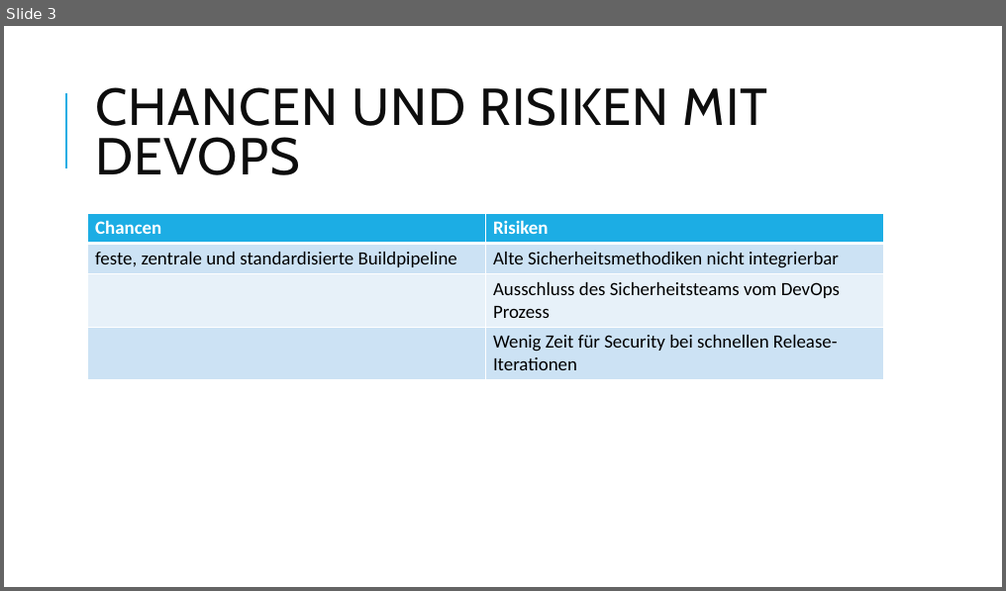
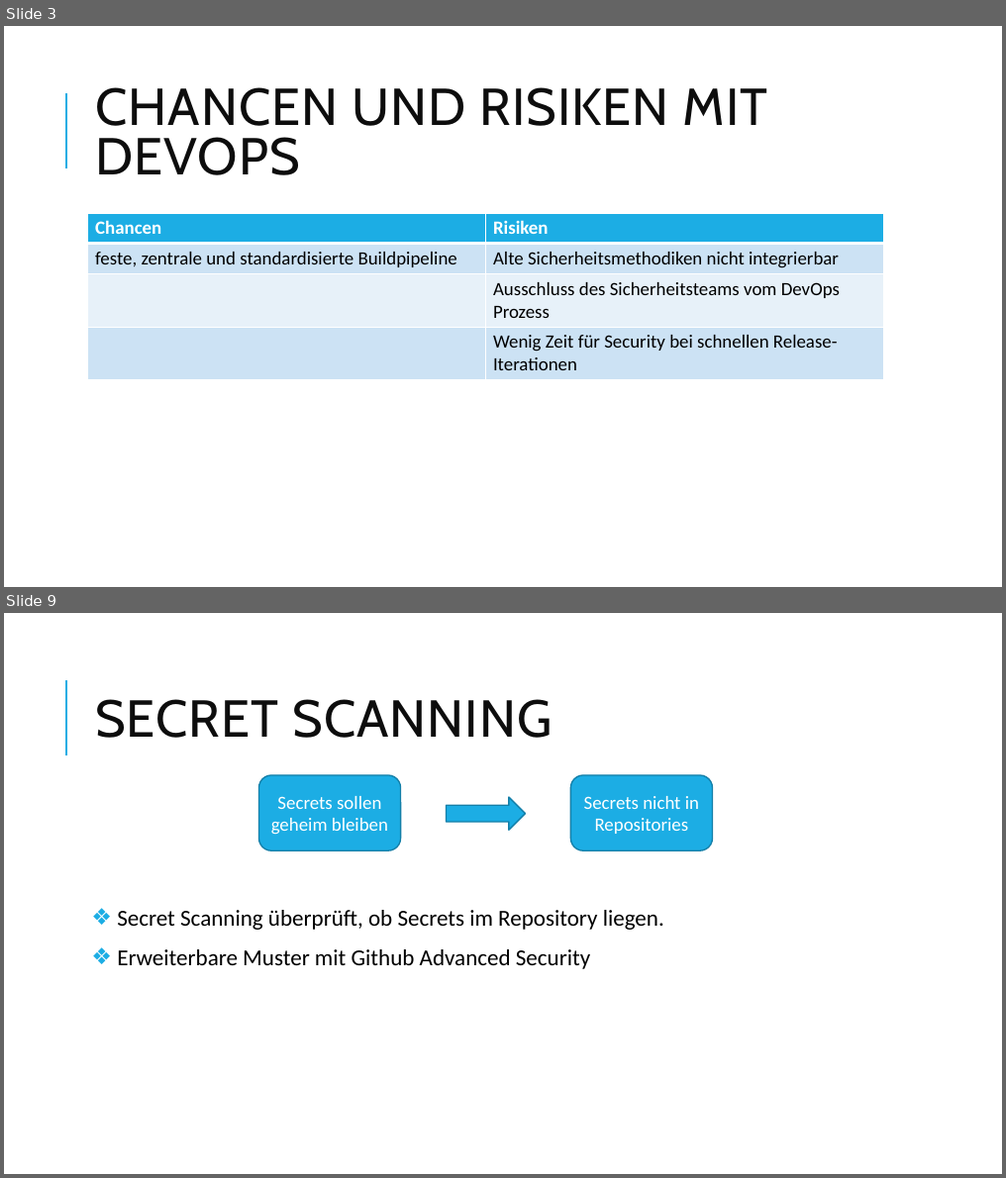
Before and after one commit to FlowBYRN/DevSecOps, a slide deck: DevSecOps-Präsentation.pptx. Shown one above the other, each under a label of ours: slide 3 before the commit, slides 3 and 9 after it; the slides between them are not shown. The pictures are 1006x591 and 1006x1178 pixels, drawn with LibreOffice and Linux fonts; fonts in the diff are those of the drawing. Boxes give left, top, right and bottom in pixels: in the first picture for what was removed or moved away, otherwise in the second. Text is boxed around its words. In the diff, an @@ line names an element or a change of style, - is before the commit and + after.

```diff
--- a/DevSecOps-Präsentation.pptx
+++ b/DevSecOps-Präsentation.pptx
@@ slide 9 added at [4, 613, 1002, 1174], background #FFFFFF; not listed: 1 template element that a slide beside it also shows @@
@@ title added at [95, 699, 551, 738], 50 pt, text #0D0D0D @@
+SECRET SCANNING
@@ rounded rectangle added at [258, 775, 400, 851], fill #1CADE4, outline #1580A9 1.25 pt, 18 pt, text #FFFFFF @@
+Secrets sollen geheim bleiben
@@ rounded rectangle added at [570, 775, 712, 851], fill #1CADE4, outline #1580A9 1.25 pt, 18 pt, text #FFFFFF @@
+Secrets nicht in Repositories
@@ right arrow added at [447, 797, 526, 830], fill #1CADE4, outline #1580A9 1.25 pt @@
@@ text added at [117, 910, 664, 969], 22 pt, text #000000 @@
+❖ Secret Scanning überprüft, ob Secrets im Repository liegen.
+❖ Erweiterbare Muster mit Github Advanced Security
```
Also in this commit, not shown: 9 slides changed, 7 other slides added, 7 slides removed, 10 other files.
